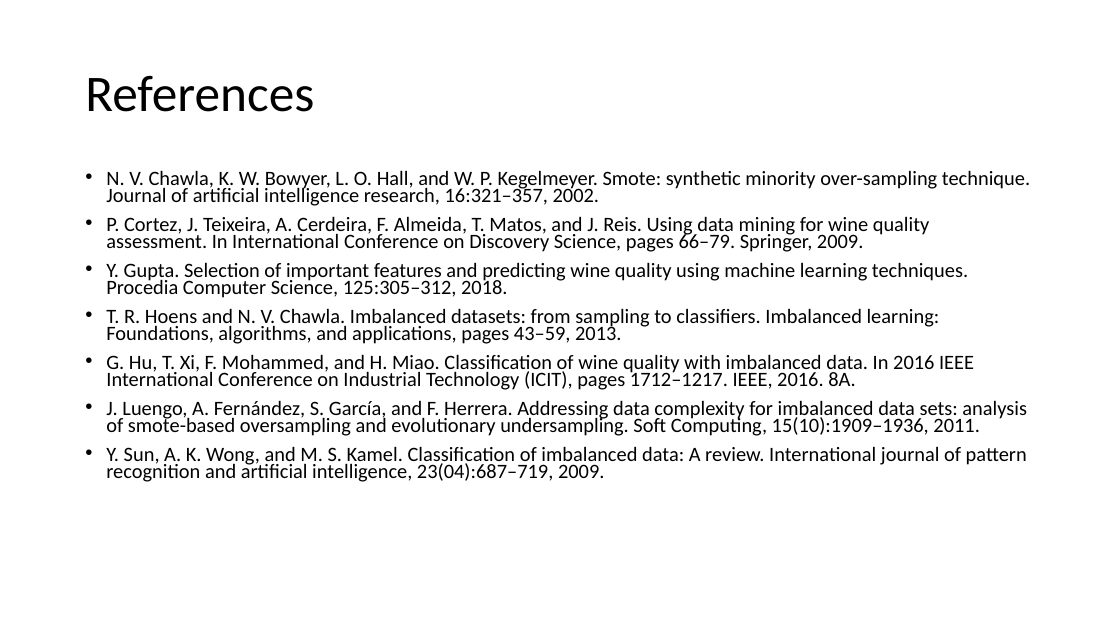
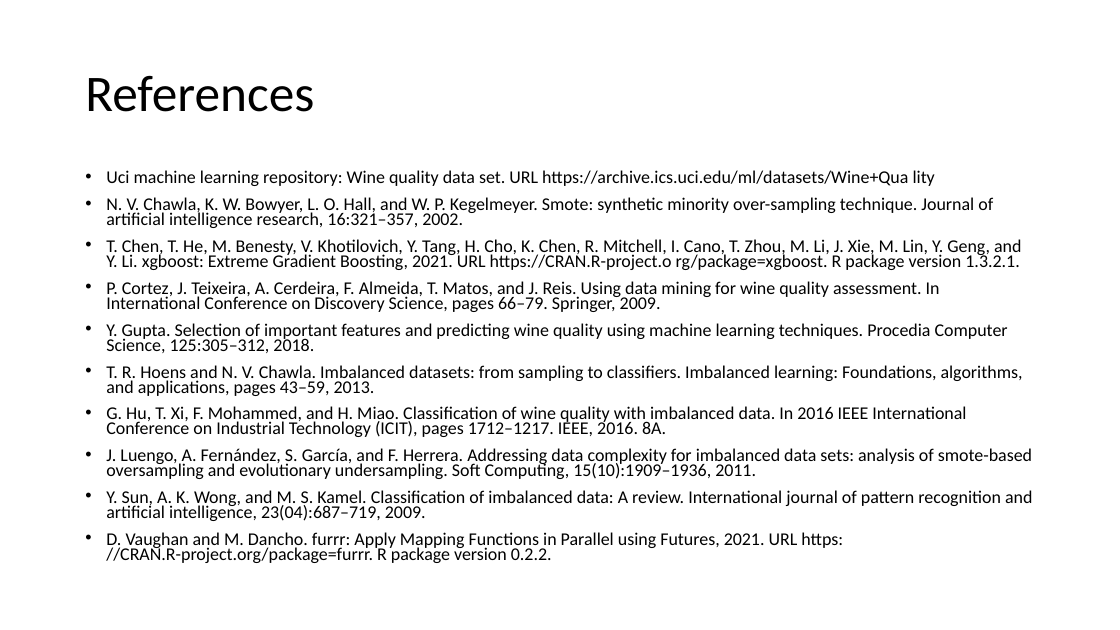
Before and after one commit to earobinson95/Statistical-Learning-Project-UNL-STAT983, a slide deck: slide 11 of presentation/final-presentation.pptx. Drawn at 1120x630 pixels with LibreOffice and Linux fonts; fonts in the diff are those of the drawing. Boxes give left, top, right and bottom in pixels: in the first picture for what was removed or moved away, otherwise in the second. Text is boxed around its words. In the diff, an @@ line names an element or a change of style, - is before the commit and + after.

```diff
--- a/presentation/final-presentation.pptx
+++ b/presentation/final-presentation.pptx
@@ text at bbox=[106, 170, 935, 186]: paragraph added @@
+• Uci machine learning repository: Wine quality data set. URL https://archive.ics.uci.edu/ml/datasets/Wine+Qua lity
@@ text at bbox=[106, 197, 1032, 521]: size 17.5 to 15.4 pt in "N. V. Chawla, K. W. Bowyer, L. ...", "P. Cortez, J. Teixeira, A. Cerdeira, F. ...", "Y. Gupta. Selection of important features and ...", "T. R. Hoens and N. V. Chawla. ..." and 3 more places @@
@@ text at bbox=[106, 239, 1021, 270]: paragraph added @@
+• T. Chen, T. He, M. Benesty, V. Khotilovich, Y. Tang, H. Cho, K. Chen, R. Mitchell, I. Cano, T. Zhou, M. Li, J. Xie, M. Lin, Y. Geng, and Y. Li. xgboost: Extreme Gradient Boosting, 2021. URL https://CRAN.R-project.o rg/package=xgboost. R package version 1.3.2.1.
@@ text at bbox=[106, 532, 843, 563]: paragraph added @@
+• D. Vaughan and M. Dancho. furrr: Apply Mapping Functions in Parallel using Futures, 2021. URL https: //CRAN.R-project.org/package=furrr. R package version 0.2.2.
```
Also in this commit, not shown: 2 other slides changed, 2 slides added, 1 slide removed, 7 other files.
